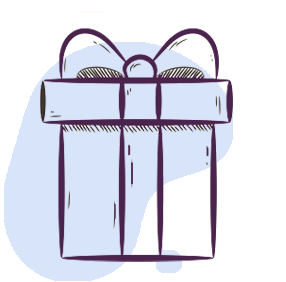
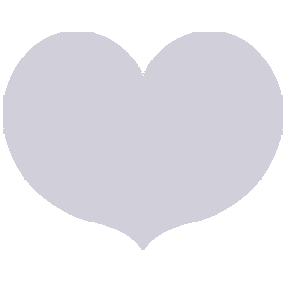
Layers edited between the first and the second 286 × 282 image:
hid "Camada 9" over left=40, top=11, right=233, bottom=262
added layer "coracao1" (1st of 2) above "coracao1" over left=3, top=32, right=283, bottom=250
hid group "Forma Azul copiar" (2 layers) over left=4, top=42, right=233, bottom=281
